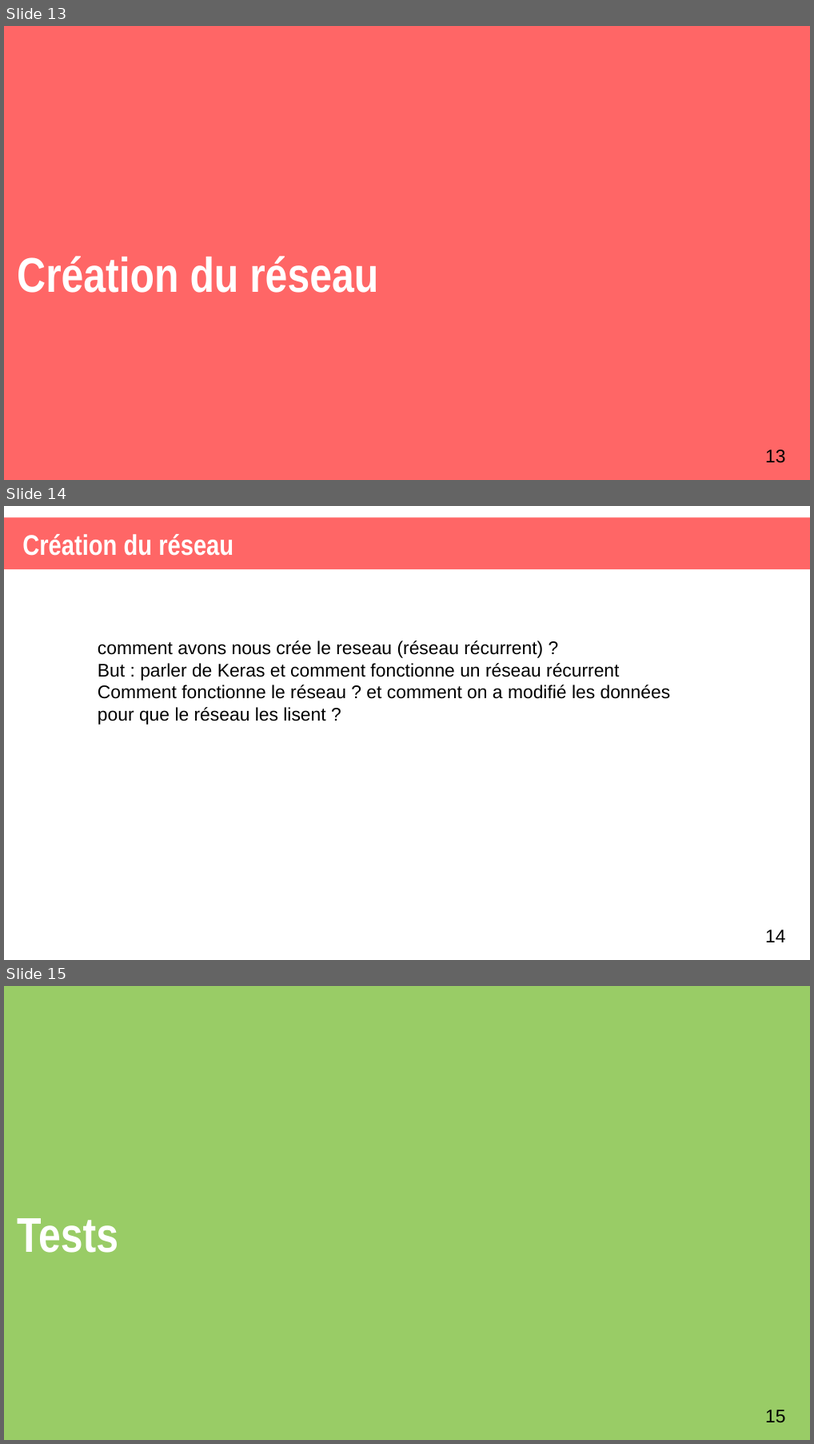
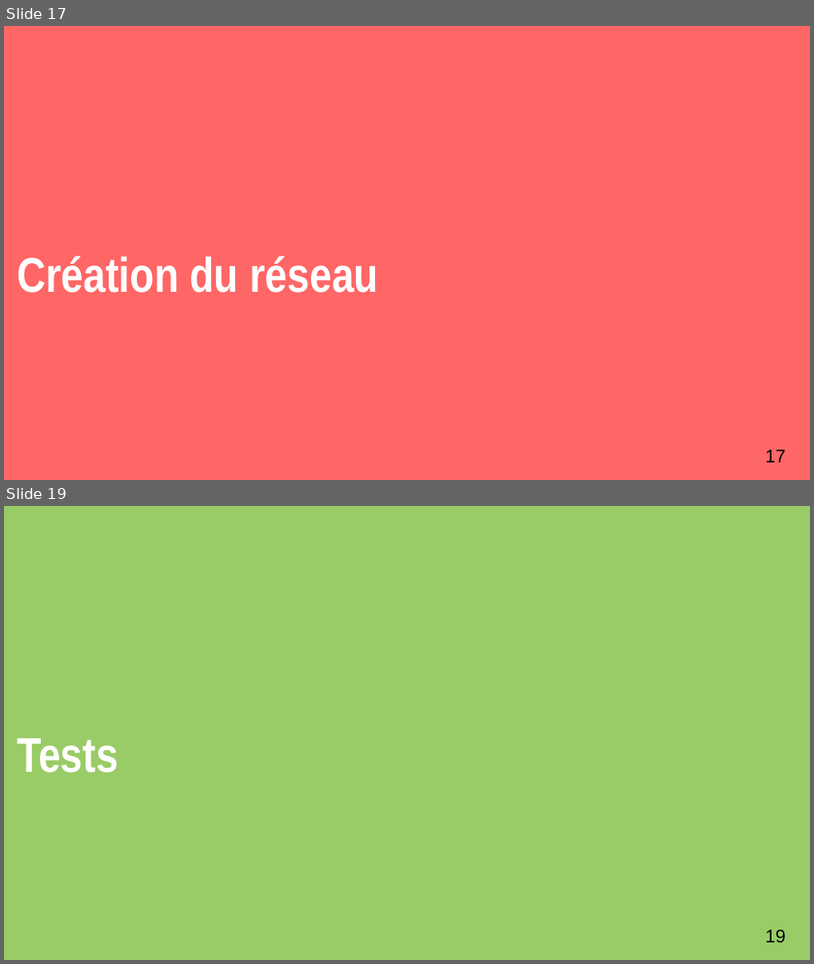
Before and after one commit to XgLsuLzRMy/Composition-Musicale-par-Reseau-de-Neurones, a slide deck: projet.odp. Shown one above the other, each under a label of ours: slides 13, 14 and 15 before the commit, slides 17 and 19 after it; the slides between them are not shown. The pictures are 814x1444 and 814x964 pixels, drawn with LibreOffice and Linux fonts; fonts in the diff are those of the drawing. Boxes give left, top, right and bottom in pixels: in the first picture for what was removed or moved away, otherwise in the second. Text is boxed around its words. In the diff, an @@ line names an element or a change of style, - is before the commit and + after.

Commit message:
Modif du diap

```diff
--- a/projet.odp
+++ b/projet.odp
@@ slide 14 removed at (4, 506, 810, 960), background #FFFFFF @@
@@ rectangle removed at (4, 518, 810, 570) @@
@@ title removed at (22, 534, 234, 556) @@
-Création du réseau
@@ text removed at (98, 640, 671, 724) @@
-comment avons nous crée le reseau (réseau récurrent) ?
-But : parler de Keras et comment fonctionne un réseau récurrent
-Comment fonctionne le réseau ? et comment on a modifié les données pour que le réseau les lisent ?
@@ page number removed at (766, 929, 786, 942) @@
-14
@@ what was slide 13 is now slide 17 @@
@@ page number at (766, 449, 786, 462): text changed @@
-13
+17
@@ what was slide 15 is now slide 19 @@
@@ page number at (766, 929, 786, 942): text changed @@
-15
+19
```
Also in this commit, not shown: 1 slide changed, 8 slides added, 2 other slides removed, 1 other file.
